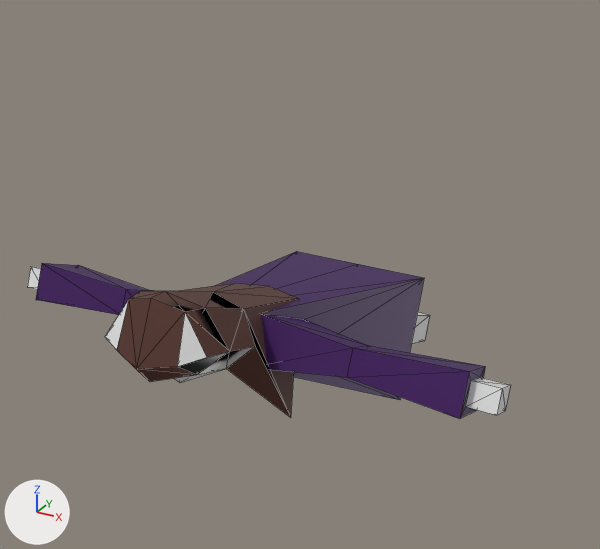
The glTF model animatronics/willow/wolo.glb as it was, and as the next commit left it.
Both versions are drawn from a 50 mm lens placed at (3.36, -6.51, 5.93), pointed at (-0.09, -0.23, 2.79). The axes (+X, +Y, +Z) are drawn at lower left. The lights are the same throughout. Mesh edges are drawn as thin lines. Vertices at the same position are counted once.

The scene before the commit, as lines of its bpy script (objects in view):
```python
me_cube = bpy.data.meshes.new('Cube')
me_cube.from_pydata(...)  # 117 vertices, 237 faces; spans x -2.21..2.21, y -0.64..0.64, z -2.18..2.85
# faces by material slot: [101, 40, 76, 20]
me_cube.materials.append(mat_material)  # white #e7e7e7
me_cube.materials.append(mat_hair)  # brown #552f25
me_cube.materials.append(mat_dress)  # dark purple #3c005c
me_cube.materials.append(mat_void)  # black #000000
ob_cube = bpy.data.objects.new('Cube', me_cube)
ob_cube.location = (0.0, 0.0, 2.181)
ob_cube.rotation_euler = (1.175, 0.0, 0.0)  # degrees (67, 0, 0)
```
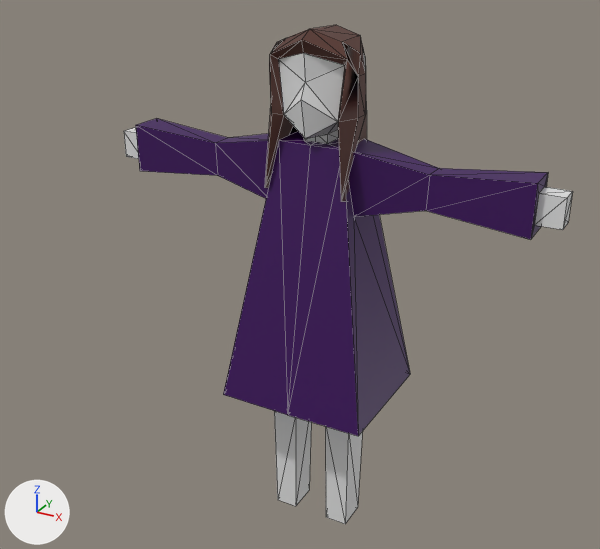
Edits to the bpy script that builds the scene:
```text
Change me_cube:
    used by ob_cube; location = (0.0, 0.0, 2.181); rotation_euler = (1.175, 0.0, 0.0), in degrees (67, 0, 0)
    remove me_cube.from_pydata(...)  # 117 vertices, 237 faces; spans x -2.21..2.21, y -0.64..0.64, z -2.18..2.85
    add me_cube.from_pydata(...)  # 126 vertices, 255 faces; spans x -2.21..2.21, y -0.64..0.64, z -2.18..2.85
    me_cube part 1
    8 vertices are removed from x -0.58..0.6, y -0.58..0.0, z 1.44..2.7
    29 faces are deleted
    17 vertices are added at x -0.42..0.42, y -0.4..0.0, z 1.44..2.78
    47 new faces join them, mat_hair (brown #552f25)
Change ob_cube:
    ob_cube.rotation_euler: (1.175, 0.0, 0.0) -> (-0.00217, 0.0, 0.0)  # degrees (67, 0, 0) -> degrees (-0.1, 0, 0)
```

What differs and where, as boxes [x1, y1, x2, y2] in the pictures (600 x 549 px):
'Cube', reshaped, turned: before [27, 251, 511, 419]; after [124, 25, 573, 524]
part 1 of me_cube, built on: before [105, 298, 299, 417]; after [265, 29, 367, 202]
